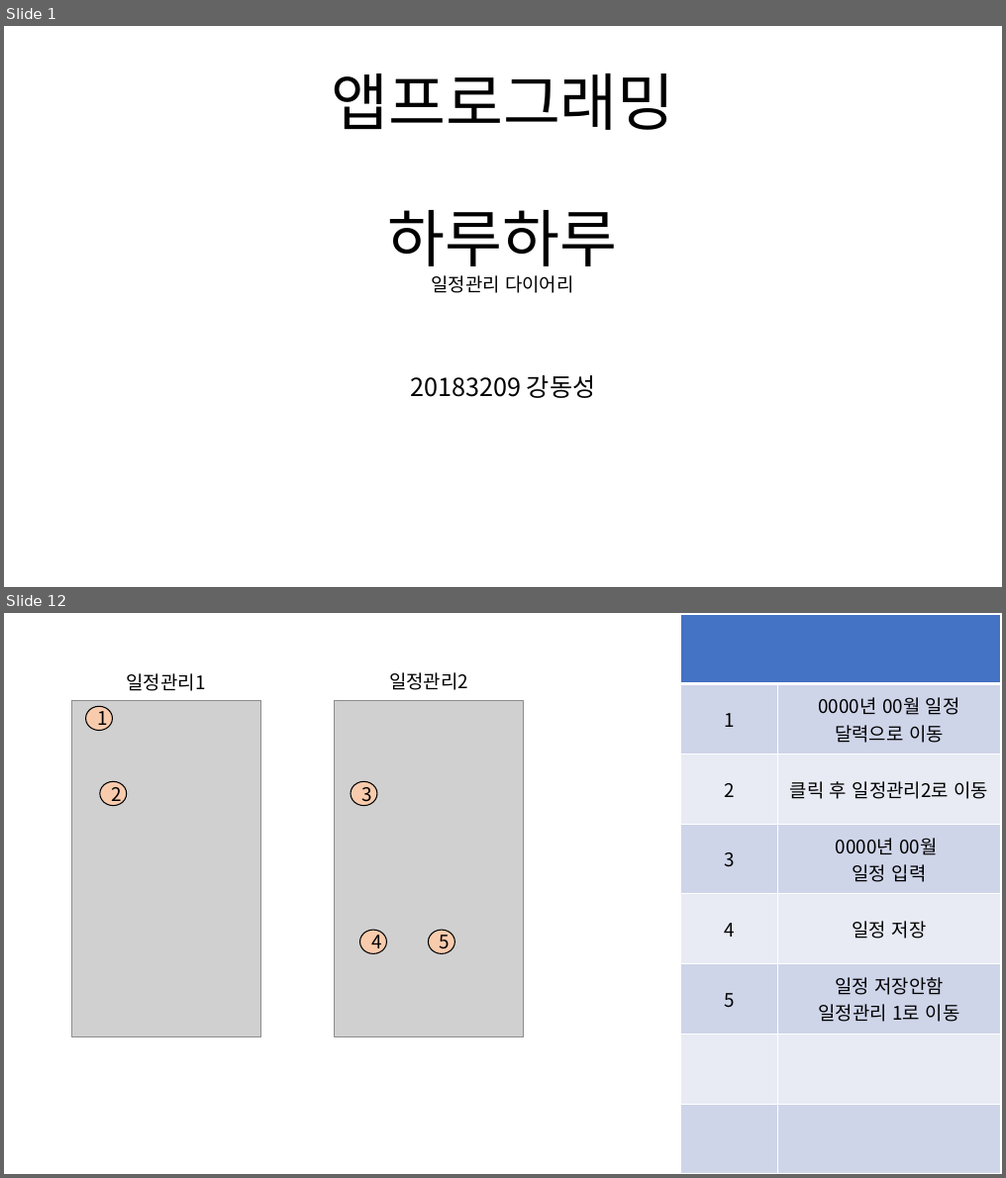
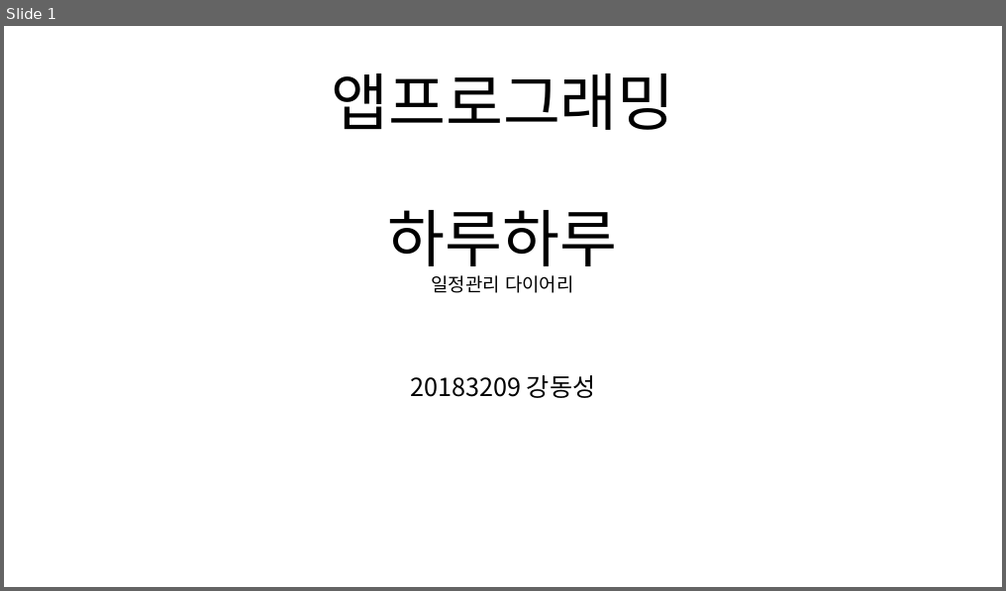
Before and after one commit to chamsaegugu9/hello_flutter, a slide deck: 앱기획.pptx. Shown one above the other, each under a label of ours: slides 1 and 12 before the commit, slide 1 after it; the slides between them are not shown. The pictures are 1006x1178 and 1006x591 pixels, drawn with LibreOffice and Linux fonts; fonts in the diff are those of the drawing; grey boxes stand for pictures. Boxes give left, top, right and bottom in pixels: in the first picture for what was removed or moved away, otherwise in the second. Text is boxed around its words. In the diff, an @@ line names an element or a change of style, - is before the commit and + after.

```diff
--- a/앱기획.pptx
+++ b/앱기획.pptx
@@ slide 12 removed at box(4, 613, 1002, 1174), background #FFFFFF @@
@@ table removed at box(681, 615, 1000, 1174), 8 rows, 2 columns @@
- | 
-1 | 0000년 00월 일정 달력으로 이동
-2 | 클릭 후 일정관리2로 이동
-3 | 0000년 00월 / 일정 입력
-4 | 일정 저장
-5 | 일정 저장안함 / 일정관리 1로 이동
- | 
- | 
@@ picture removed at box(71, 700, 260, 1038) @@
@@ text removed at box(126, 673, 205, 691) @@
-일정관리1
@@ picture removed at box(334, 700, 524, 1038) @@
@@ text removed at box(389, 672, 468, 690) @@
-일정관리2
@@ ellipse removed at box(85, 707, 113, 731) @@
-1
@@ ellipse removed at box(100, 781, 127, 805) @@
-2
@@ ellipse removed at box(350, 781, 377, 805) @@
-3
@@ ellipse removed at box(360, 930, 387, 954) @@
-4
@@ ellipse removed at box(429, 930, 455, 954) @@
-5
```
Also in this commit, not shown: 1 slide changed, 4 slides added, 20 other slides removed, 8 other files.
